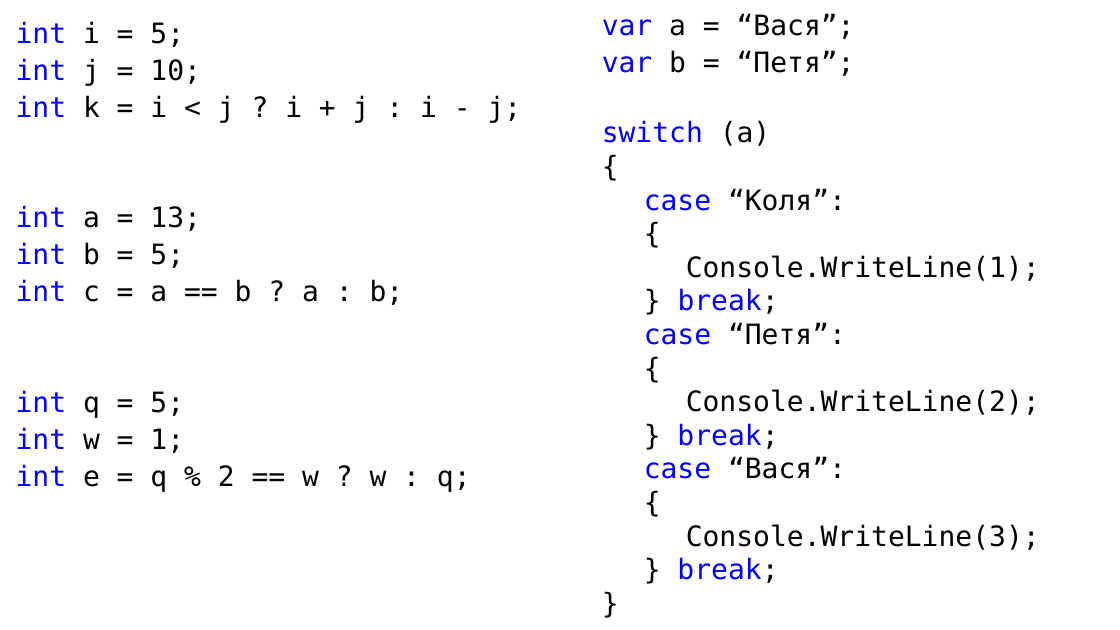
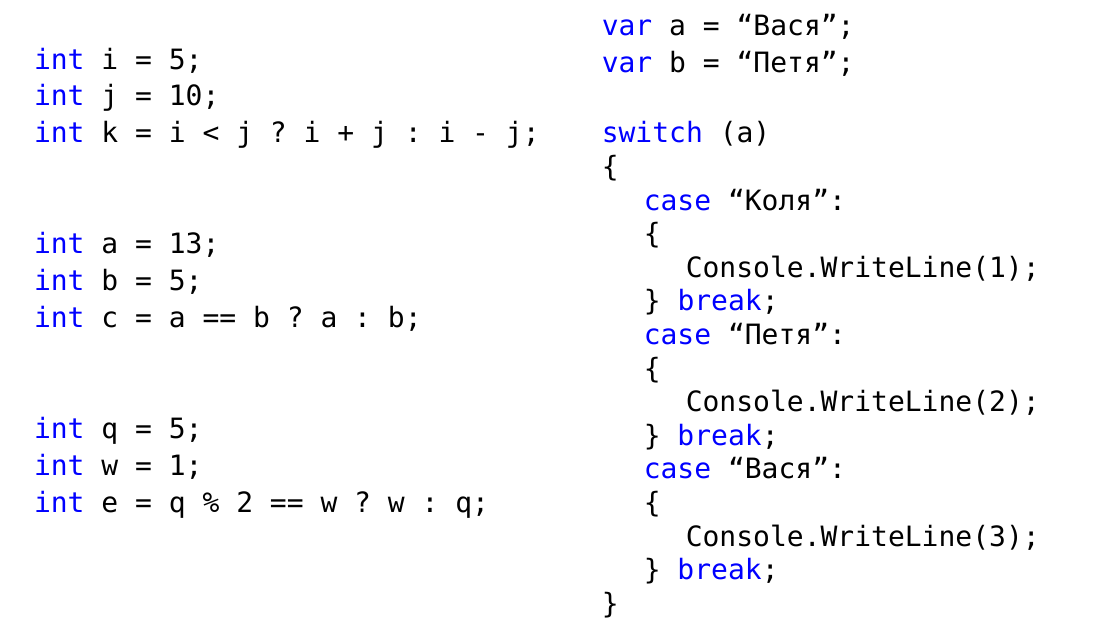
Before and after one commit to DaniilKlyukin/ITiP-1, a slide deck: slide 17 of Лекции/ИТиП лек 2 (лр 2, практическая 1).pptx. Drawn at 1120x630 pixels with LibreOffice and Linux fonts; fonts in the diff are those of the drawing. Boxes give left, top, right and bottom in pixels: in the first picture for what was removed or moved away, otherwise in the second. Text is boxed around its words. In the diff, an @@ line names an element or a change of style, - is before the commit and + after.

```diff
--- a/Лекции/ИТиП лек 2 (лр 2, практическая 1).pptx
+++ b/Лекции/ИТиП лек 2 (лр 2, практическая 1).pptx
@@ text "int i = 5;": place and size @@
-text "int i = 5;" at (16, 21, 522, 492)
+text "int i = 5;" at (34, 47, 540, 518)
```
Also in this commit, not shown: 13 other slides changed, 1 other file.
